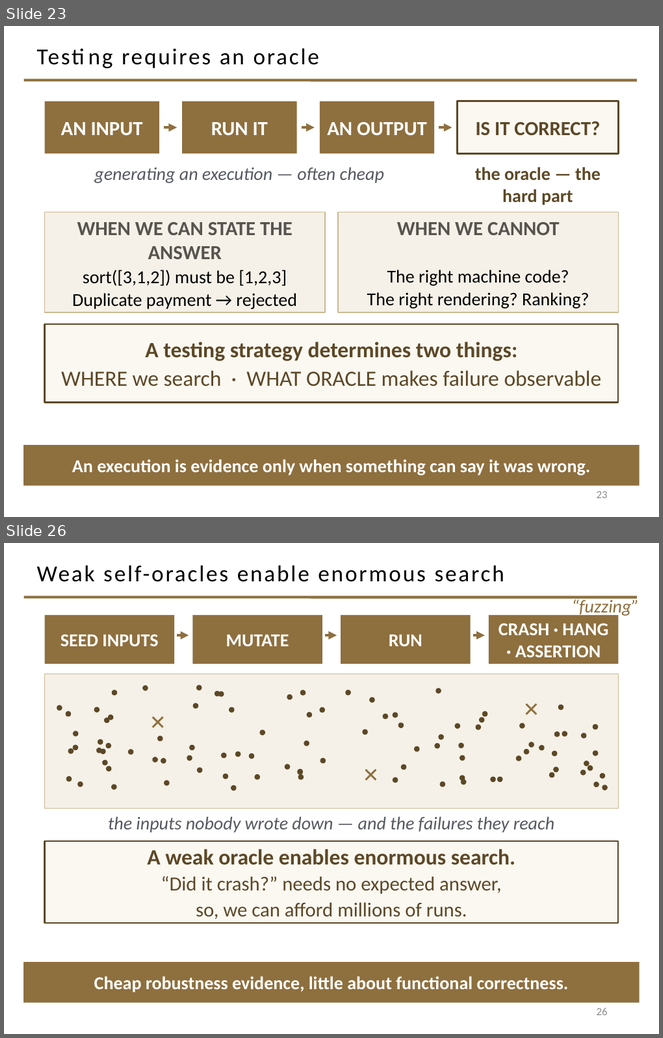
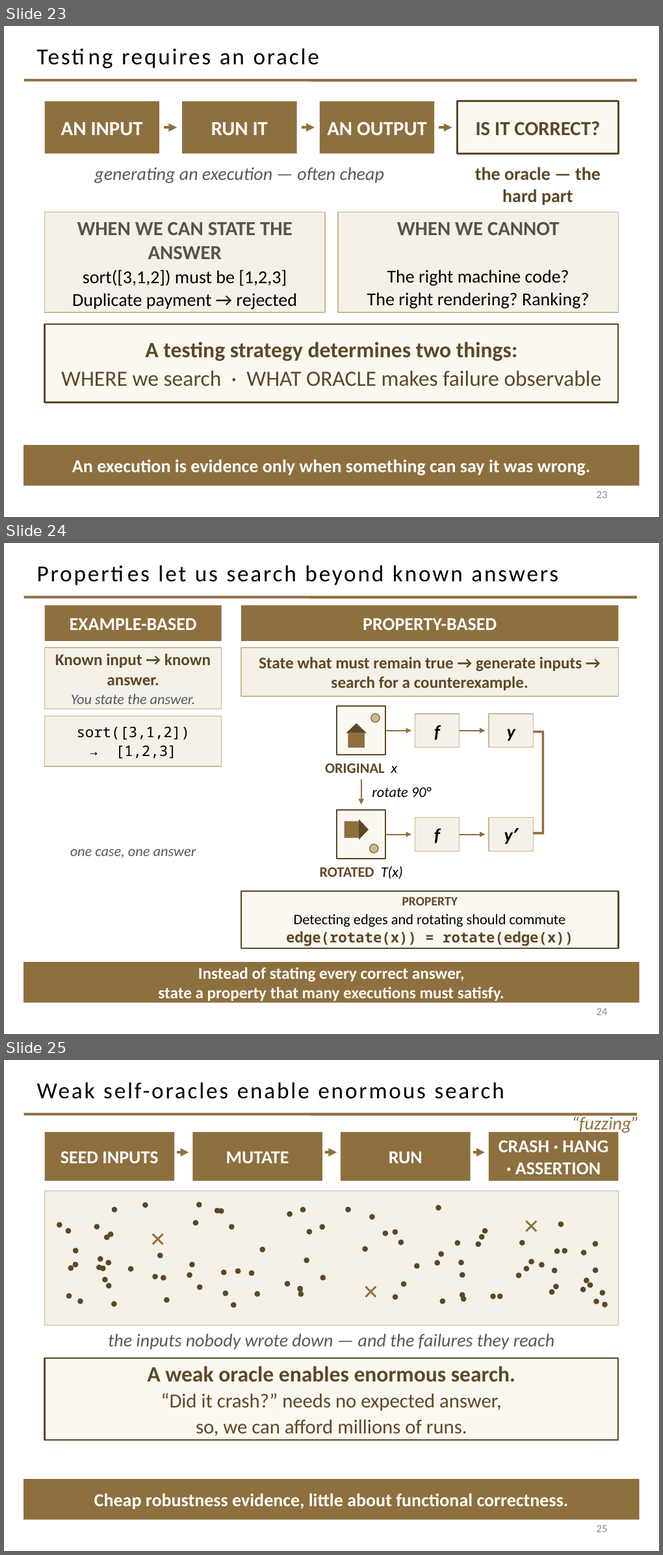
Before and after one commit to davisjam/model-based-agentic-software-engineering, a slide deck: course/lectures/act-1-foundations/08-validation/1-8-Validation.pptx. Shown one above the other, each under a label of ours: slides 23 and 26 before the commit, slides 23, 24 and 25 after it; the slides between them are not shown. The pictures are 663x1038 and 663x1555 pixels, drawn with LibreOffice and Linux fonts; fonts in the diff are those of the drawing; background and template pictures are left out. Boxes give left, top, right and bottom in pixels: in the first picture for what was removed or moved away, otherwise in the second. Text is boxed around its words. In the diff, an @@ line names an element or a change of style, - is before the commit and + after.

```diff
--- a/course/lectures/act-1-foundations/08-validation/1-8-Validation.pptx
+++ b/course/lectures/act-1-foundations/08-validation/1-8-Validation.pptx
@@ slide 24 added at [4,543,659,1034], background #FFFFFF; not listed: 1 template element that a slide beside it also shows @@
@@ title added at [158,565,558,585], 25.2 pt, text #000000 @@
+Properties let us search beyond known answers
@@ rectangle added at [44,605,222,641], fill #8E6F3E, 20 pt, text #FFFFFF, bold @@
+EXAMPLE-BASED
@@ rectangle added at [241,605,619,641], fill #8E6F3E, 20 pt, text #FFFFFF, bold @@
+PROPERTY-BASED
@@ rectangle added at [44,648,222,709], fill #F5F1E8, outline #C9B991 1 pt, 18 pt, text #5C4826, bold @@
+Known input → known answer.
+You state the answer.
@@ rectangle added at [241,648,619,696], fill #F5F1E8, outline #C9B991 1 pt, 18 pt, text #5C4826, bold @@
+State what must remain true → generate inputs → search for a counterexample.
@@ rectangle added at [44,717,222,767], fill #F5F1E8, outline #C9B991 1 pt, 16 pt, text #000000 @@
+sort([3,1,2])
+→ [1,2,3]
@@ group added at [337,706,386,755]: 2 rectangles, 1 triangle, 1 ellipse @@
@@ rectangle added at [415,714,460,747], fill #F5F1E8, outline #C9B991 1 pt, 20 pt, text #000000, bold, italic @@
+f
@@ rectangle added at [489,714,533,747], fill #F5F1E8, outline #C9B991 1 pt, 20 pt, text #000000, bold, italic @@
+y
@@ arrow added from (386, 731) to (412, 731), #8E6F3E 1.5 pt @@
@@ arrow added from (460, 731) to (486, 731), #8E6F3E 1.5 pt @@
@@ rectangle added at [533,731,542,733], fill #8E6F3E @@
@@ rectangle added at [542,731,545,835], fill #8E6F3E @@
@@ text added at [325,763,398,773], 16 pt, text #5C4826, bold @@
+ORIGINAL x
@@ arrow added from (361, 780) to (361, 804), #8E6F3E 1.5 pt @@
@@ text added at [372,787,431,797], 16 pt, text #000000, italic @@
+rotate 90°
@@ arrow added from (386, 835) to (412, 835), #8E6F3E 1.5 pt @@
@@ rectangle added at [415,817,460,851], fill #F5F1E8, outline #C9B991 1 pt, 20 pt, text #000000, bold, italic @@
+f
@@ arrow added from (460, 835) to (486, 835), #8E6F3E 1.5 pt @@
@@ rectangle added at [489,817,533,851], fill #F5F1E8, outline #C9B991 1 pt, 20 pt, text #000000, bold, italic @@
+y′
@@ rectangle added at [533,832,542,835], fill #8E6F3E @@
@@ text added at [70,849,196,858], 16 pt, text #555960, italic @@
+one case, one answer
@@ group added at [337,810,386,859]: 2 rectangles, 1 triangle, 1 ellipse @@
@@ text added at [320,867,403,879], 16 pt, text #5C4826, bold @@
+ROTATED T(x)
@@ rectangle added at [241,891,619,948], fill #FBF8F2, outline #5C4826 1.5 pt, 16 pt, text #5C4826, bold @@
+PROPERTY
+Detecting edges and rotating should commute
+edge(rotate(x)) = rotate(edge(x))
@@ rectangle added at [24,962,640,1003], fill #8E6F3E, 18 pt, text #FFFFFF, bold @@
+Instead of stating every correct answer,
+state a property that many executions must satisfy.
@@ page number added at [597,1008,608,1016], 12 pt, text #8C8C8C @@
+24
@@ what was slide 26 is now slide 25 @@
@@ page number at [597,1525,608,1533]: text changed @@
-26
+25
```
Also in this commit, not shown: 1 slide changed, 2 slides removed, 2 other files.
